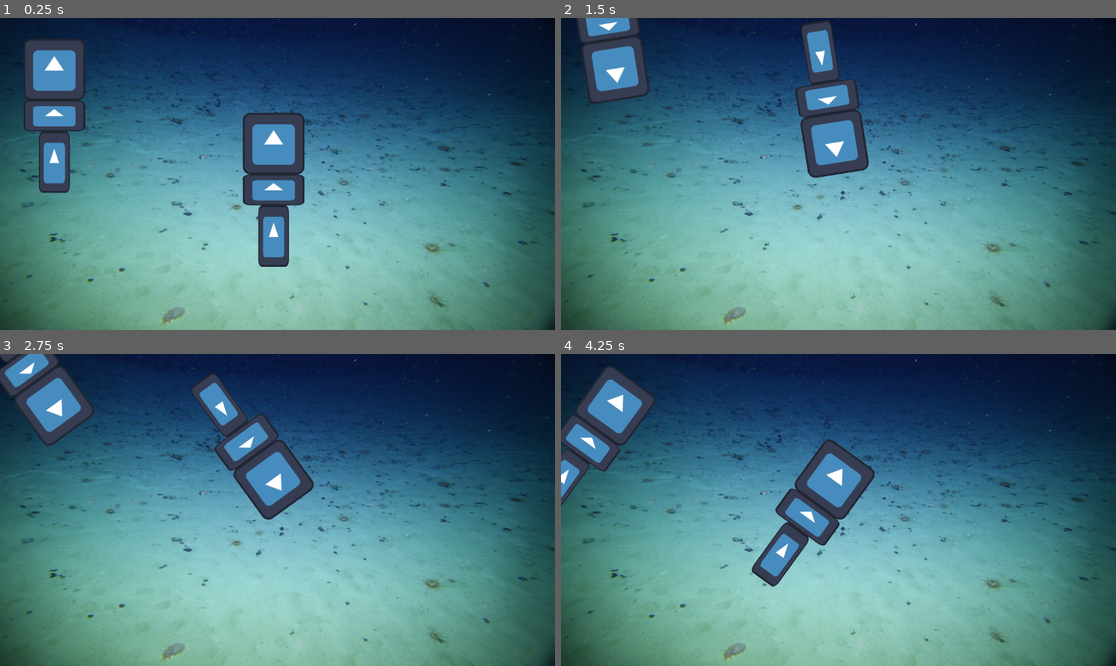
Above: before the commit, frames 1-4 (two rows, left to right).
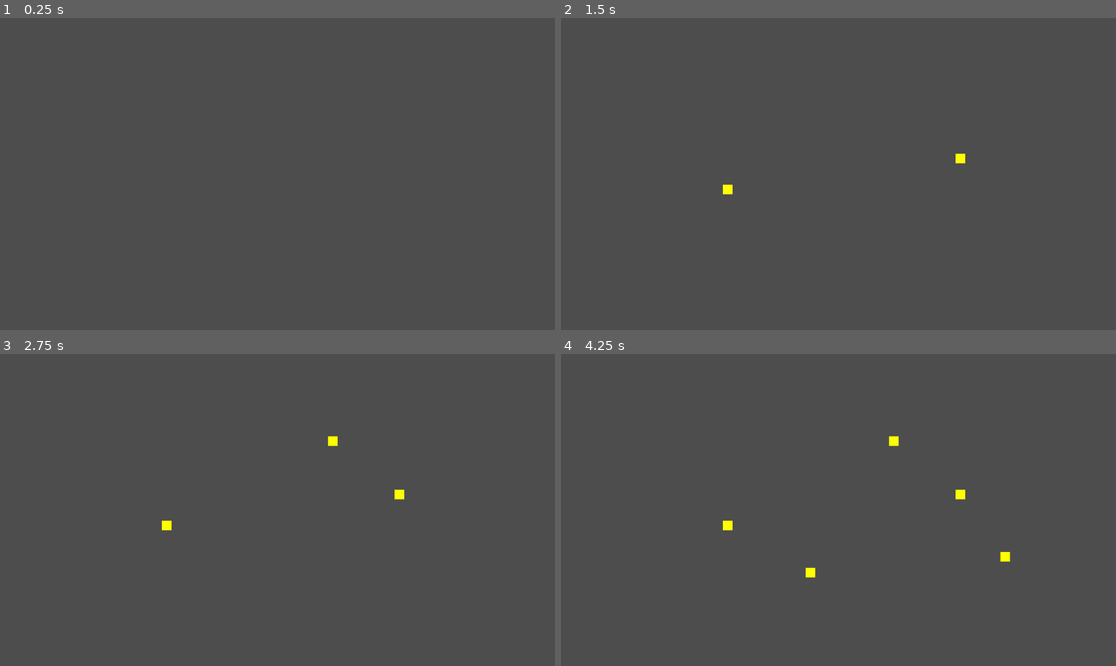
Above: after the commit, the same moments.

Repository: Zluh-Play/Godot_Test_Project
Game: Godot game, scene res://scenes/World.tscn
The game is run twice, just before and just after one commit, with the same random seed, the same clock (stepped at 60 frames per second) and the same inputs. The engine's default icon, where the game draws it, is replaced by a stand-in: a white triangle on a blue panel in a dark square.
Inputs (mouse positions are in pixels of both pictures, inside the frame that each line leads up to):
- Up to frame 1 (0.25 s): no input
- Up to frame 2 (1.5 s): tap Enter (ui_accept) at 0.5, 0.6, 0.77, 1.07, 1.35 s; move the mouse to (960, 158) at 0.52 s; hold Right (ui_right) from 0.53 s (still down); click (960, 158) at 0.67 s; move the mouse to (727, 189) at 1.27 s; click (727, 189) at 1.42 s
- Up to frame 3 (2.75 s): tap Enter (ui_accept) at 1.52, 1.82, 2.1 s; move the mouse to (333, 441) at 2.02 s; release Right (ui_right) at 2.03 s; hold Left (ui_left) from 2.03 s (still down); click (333, 441) at 2.17 s
- Up to frame 4 (4.25 s): move the mouse to (810, 572) at 2.77 s; release Left (ui_left) at 2.78 s; hold Right (ui_right) from 2.78 s (still down); tap Enter (ui_accept) at 2.85, 3.02, 3.32, 3.6, 3.77, 4.07 s; click (810, 572) at 2.92 s; move the mouse to (1005, 556) at 3.52 s; click (1005, 556) at 3.67 s

The runs differ from the first frame. In frame 1, 96% of the frame differs, in the area x 0-100%, y 0-100%; in frame 2, 97%; in frame 3, 97%; in frame 4, 97%.

Commit message:
Improve with example of food and eater

Diff:
--- a/scenes/Fish/Fish.tscn
+++ /dev/null
@@ -1,17 +0,0 @@
-[gd_scene load_steps=5 format=3 uid="uid://c4d6j4bvaxta0"]
-
-[ext_resource type="Script" path="res://scenes/Fish/fish.gd" id="1_bxeq1"]
-[ext_resource type="PackedScene" uid="uid://cebu2xebllolu" path="res://scenes/Fish/parts/Head.tscn" id="1_wcae1"]
-[ext_resource type="PackedScene" uid="uid://nxjvkfwhblbk" path="res://scenes/Fish/parts/Segment.tscn" id="2_aby42"]
-[ext_resource type="PackedScene" uid="uid://bwo7x6cjl7n2" path="res://scenes/Fish/parts/Tail.tscn" id="3_yy0dm"]
-
-[node name="Node2D" type="Node2D"]
-script = ExtResource("1_bxeq1")
-
-[node name="Head" parent="." instance=ExtResource("1_wcae1")]
-
-[node name="Segment" parent="." instance=ExtResource("2_aby42")]
-position = Vector2(0, 96)
-
-[node name="Tail" parent="." instance=ExtResource("3_yy0dm")]
-position = Vector2(0, 192)
--- a/scenes/Fish/fish.gd
+++ /dev/null
@@ -1,25 +0,0 @@
-extends Node2D
-
-var speed = 400
-var angular_speed = PI
-
-# Called when the node enters the scene tree for the first time.
-func _ready() -> void:
-	print("Hewwo!")
-
-
-# Called every frame. 'delta' is the elapsed time since the previous frame.
-func _process(delta: float) -> void:
-	var direction = 0
-	if Input.is_action_pressed("ui_left"):
-		direction = -1
-	if Input.is_action_pressed("ui_right"):
-		direction = 1
-
-	rotation += angular_speed * direction * delta
-
-	var velocity = Vector2.ZERO
-	if Input.is_action_pressed("ui_up"):
-		velocity = Vector2.UP.rotated(rotation) * speed
-
-	position += velocity * delta
--- a/scenes/Fish/parts/Head.tscn
+++ /dev/null
@@ -1,14 +0,0 @@
-[gd_scene load_steps=3 format=3 uid="uid://cebu2xebllolu"]
-
-[ext_resource type="Texture2D" uid="uid://gmg1lqoqwmsf" path="res://icon.svg" id="1_nq137"]
-
-[sub_resource type="RectangleShape2D" id="RectangleShape2D_3fuql"]
-size = Vector2(128, 128)
-
-[node name="Head" type="CharacterBody2D"]
-
-[node name="Sprite2D" type="Sprite2D" parent="."]
-texture = ExtResource("1_nq137")
-
-[node name="CollisionShape2D" type="CollisionShape2D" parent="."]
-shape = SubResource("RectangleShape2D_3fuql")
--- a/scenes/Fish/parts/Segment.tscn
+++ /dev/null
@@ -1,15 +0,0 @@
-[gd_scene load_steps=3 format=3 uid="uid://nxjvkfwhblbk"]
-
-[ext_resource type="Texture2D" uid="uid://gmg1lqoqwmsf" path="res://icon.svg" id="1_2joxr"]
-
-[sub_resource type="RectangleShape2D" id="RectangleShape2D_uhd7t"]
-size = Vector2(128, 64)
-
-[node name="Segment" type="CharacterBody2D"]
-
-[node name="Sprite2D" type="Sprite2D" parent="."]
-scale = Vector2(1, 0.5)
-texture = ExtResource("1_2joxr")
-
-[node name="CollisionShape2D" type="CollisionShape2D" parent="."]
-shape = SubResource("RectangleShape2D_uhd7t")
--- a/scenes/Fish/parts/Tail.tscn
+++ /dev/null
@@ -1,15 +0,0 @@
-[gd_scene load_steps=3 format=3 uid="uid://bwo7x6cjl7n2"]
-
-[ext_resource type="Texture2D" uid="uid://gmg1lqoqwmsf" path="res://icon.svg" id="1_u2bsq"]
-
-[sub_resource type="RectangleShape2D" id="RectangleShape2D_ww6xs"]
-size = Vector2(64, 128)
-
-[node name="Tail" type="CharacterBody2D"]
-
-[node name="Sprite2D" type="Sprite2D" parent="."]
-scale = Vector2(0.5, 1)
-texture = ExtResource("1_u2bsq")
-
-[node name="CollisionShape2D" type="CollisionShape2D" parent="."]
-shape = SubResource("RectangleShape2D_ww6xs")
--- a/scenes/Fish/parts/head.gd
+++ /dev/null
@@ -1,25 +0,0 @@
-extends CharacterBody2D
-
-
-const SPEED = 300.0
-const JUMP_VELOCITY = -400.0
-
-
-func _physics_process(delta: float) -> void:
-	# Add the gravity.
-	if not is_on_floor():
-		velocity += get_gravity() * delta
-
-	# Handle jump.
-	if Input.is_action_just_pressed("ui_accept") and is_on_floor():
-		velocity.y = JUMP_VELOCITY
-
-	# Get the input direction and handle the movement/deceleration.
-	# As good practice, you should replace UI actions with custom gameplay actions.
-	var direction := Input.get_axis("ui_left", "ui_right")
-	if direction:
-		velocity.x = direction * SPEED
-	else:
-		velocity.x = move_toward(velocity.x, 0, SPEED)
-
-	move_and_slide()
--- a/scenes/Test_Scene.tscn
+++ /dev/null
@@ -1,9 +0,0 @@
-[gd_scene load_steps=3 format=3 uid="uid://c6insg5b211js"]
-
-[ext_resource type="Texture2D" uid="uid://gmg1lqoqwmsf" path="res://icon.svg" id="1_fxrge"]
-[ext_resource type="Script" path="res://test_scene.gd" id="2_awn5t"]
-
-[node name="Sprite2D" type="Sprite2D"]
-position = Vector2(551, 305)
-texture = ExtResource("1_fxrge")
-script = ExtResource("2_awn5t")
--- a/scenes/World.tscn
+++ b/scenes/World.tscn
@@ -1,17 +1,6 @@
-[gd_scene load_steps=3 format=3 uid="uid://qilvpu34musp"]
+[gd_scene load_steps=2 format=3 uid="uid://qilvpu34musp"]
 
-[ext_resource type="Texture2D" uid="uid://ddvyjq4pm5vur" path="res://assets/images/Sea bottom.png" id="1_epfqr"]
-[ext_resource type="PackedScene" uid="uid://c4d6j4bvaxta0" path="res://scenes/Fish/Fish.tscn" id="2_137f0"]
+[ext_resource type="Script" path="res://scenes/world.gd" id="1_wlhio"]
 
 [node name="World" type="Node"]
-
-[node name="Sprite2D" type="Sprite2D" parent="."]
-position = Vector2(576, 324)
-scale = Vector2(0.96, 0.81)
-texture = ExtResource("1_epfqr")
-
-[node name="Fish1" parent="." instance=ExtResource("2_137f0")]
-position = Vector2(112.699, 107.245)
-
-[node name="Fish2" parent="." instance=ExtResource("2_137f0")]
-position = Vector2(568, 261)
+script = ExtResource("1_wlhio")
--- /dev/null
+++ b/scenes/eater.gd
@@ -0,0 +1,41 @@
+extends Area2D
+
+var speed = 100
+var target_food = null
+
+func _ready() -> void:
+	print("Eater is here!")
+	find_nearest_food()
+
+func _process(delta: float) -> void:
+	if target_food and target_food.is_inside_tree():
+		# Рассчитываем направление к еде
+		var direction = (target_food.position - position).normalized()
+
+		# Двигаемся к еде
+		position += direction * speed * delta
+
+		# Проверяем расстояние до еды, если близко - "съедаем" её
+		if position.distance_to(target_food.position) < 10:
+			eat_food()
+	else:
+		# Если еды нет или она исчезла, ищем новую
+		find_nearest_food()
+
+func find_nearest_food() -> void:
+	# Находим все объекты еды в сцене
+	var foods = get_tree().get_nodes_in_group("food")
+
+	# Ищем ближайшую еду
+	var nearest_distance = INF
+	for food in foods:
+		var dist = position.distance_to(food.position)
+		if dist < nearest_distance:
+			nearest_distance = dist
+			target_food = food
+
+func eat_food() -> void:
+	if target_food:
+		target_food.queue_free()  # Удаляем еду из сцены
+		target_food = null  # Сбрасываем цель
+		find_nearest_food()  # Ищем новую цель
--- /dev/null
+++ b/scenes/eater.tscn
@@ -0,0 +1,27 @@
+[gd_scene load_steps=3 format=3 uid="uid://b0jgm4m1iaskt"]
+
+[ext_resource type="Script" path="res://scenes/eater.gd" id="1_eulvn"]
+
+[sub_resource type="RectangleShape2D" id="RectangleShape2D_b6eek"]
+size = Vector2(40, 20)
+
+[node name="Eater" type="Area2D"]
+position = Vector2(0, 10)
+script = ExtResource("1_eulvn")
+
+[node name="ColorRect" type="ColorRect" parent="."]
+anchors_preset = 8
+anchor_left = 0.5
+anchor_top = 0.5
+anchor_right = 0.5
+anchor_bottom = 0.5
+offset_left = -20.0
+offset_top = -20.0
+offset_right = 20.0
+grow_horizontal = 2
+grow_vertical = 2
+metadata/_edit_use_anchors_ = true
+
+[node name="CollisionShape2D" type="CollisionShape2D" parent="."]
+position = Vector2(0, -10)
+shape = SubResource("RectangleShape2D_b6eek")
--- /dev/null
+++ b/scenes/food.gd
@@ -0,0 +1,12 @@
+extends Area2D
+
+
+# Called when the node enters the scene tree for the first time.
+func _ready() -> void:
+	print("Food was created!")
+	add_to_group("food")
+
+
+# Called every frame. 'delta' is the elapsed time since the previous frame.
+func _process(delta: float) -> void:
+	pass
--- /dev/null
+++ b/scenes/food.tscn
@@ -0,0 +1,25 @@
+[gd_scene load_steps=3 format=3 uid="uid://d4jlv1eivtqy4"]
+
+[ext_resource type="Script" path="res://scenes/food.gd" id="1_atvhn"]
+
+[sub_resource type="RectangleShape2D" id="RectangleShape2D_4vl3f"]
+
+[node name="Food" type="Area2D"]
+script = ExtResource("1_atvhn")
+
+[node name="ColorRect" type="ColorRect" parent="."]
+anchors_preset = 8
+anchor_left = 0.5
+anchor_top = 0.5
+anchor_right = 0.5
+anchor_bottom = 0.5
+offset_left = -10.0
+offset_top = -10.0
+offset_right = 10.0
+offset_bottom = 10.0
+grow_horizontal = 2
+grow_vertical = 2
+color = Color(1, 1, 0, 1)
+
+[node name="CollisionShape2D" type="CollisionShape2D" parent="."]
+shape = SubResource("RectangleShape2D_4vl3f")
--- /dev/null
+++ b/scenes/world.gd
@@ -0,0 +1,23 @@
+extends Node
+
+var food_scene  = preload("res://scenes/food.tscn")
+var eater_scene = preload("res://scenes/eater.tscn")
+
+func _ready() -> void:
+	print("World is created!..")
+
+func _process(delta: float) -> void:
+	pass
+
+func _input(event):
+	# Проверяем левый клик мыши для спавна еды
+	if event is InputEventMouseButton and event.button_index == MOUSE_BUTTON_LEFT and event.pressed:
+		var food_instance = food_scene.instantiate()
+		food_instance.position = event.position
+		add_child(food_instance)
+
+	# Проверяем правый клик мыши для спавна поедателя
+	elif event is InputEventMouseButton and event.button_index == MOUSE_BUTTON_RIGHT and event.pressed:
+		var eater_instance = eater_scene.instantiate()
+		eater_instance.position = event.position
+		add_child(eater_instance)
--- a/test_scene.gd
+++ /dev/null
@@ -1,22 +0,0 @@
-extends Sprite2D
-
-var speed = 400
-var angular_speed = PI
-
-func _ready() -> void:
-	print("Hewwo!")
-
-func _process(delta):
-	var direction = 0
-	if Input.is_action_pressed("ui_left"):
-		direction = -1
-	if Input.is_action_pressed("ui_right"):
-		direction = 1
-
-	rotation += angular_speed * direction * delta
-
-	var velocity = Vector2.ZERO
-	if Input.is_action_pressed("ui_up"):
-		velocity = Vector2.UP.rotated(rotation) * speed
-
-	position += velocity * delta
